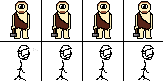
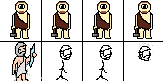
Layer changes from the first 163x81 image to the second:
painted on "cyclops.png" over left=11, top=42, right=154, bottom=81
